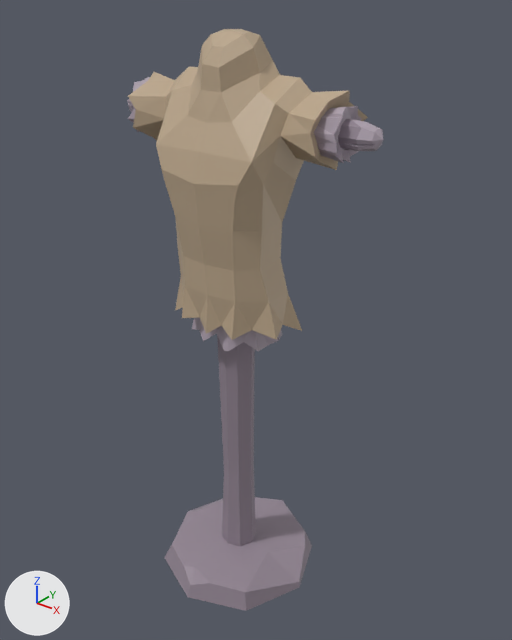
The FBX model Assets/Assetpacks/PolygonFantasyKingdom/Models/SM_Prop_Manequin_01.fbx, before and after one commit.
The view is the same before and after, from a 50 mm camera at (1.115, -1.315, 1.662) aimed at (0.026, 0.046, 0.818). Every picture has the same lights, and +X, +Y and +Z are marked at lower left. Where no turn or scale is listed for an object, it has been applied to the vertices.

Objects in the first picture: 'SM_Prop_Manequin_01'.
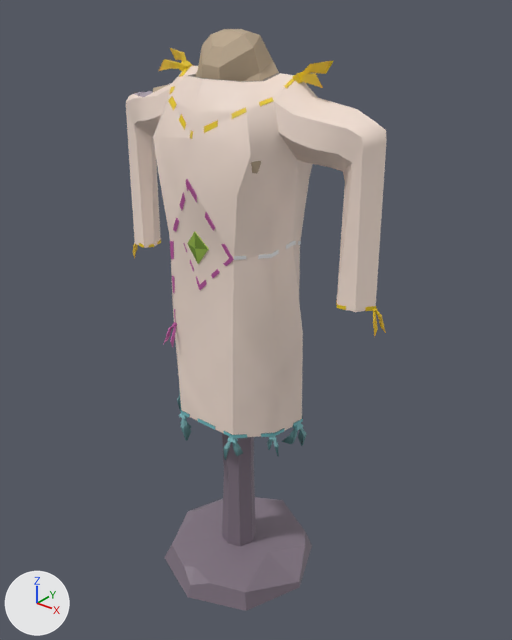
Patch to the scene script:
```diff
--- a/Assets/Assetpacks/PolygonFantasyKingdom/Models/SM_Prop_Manequin_01.fbx.py
+++ b/Assets/Assetpacks/PolygonFantasyKingdom/Models/SM_Prop_Manequin_01.fbx.py
@@ me_mesh @@
 # used by ob_sm_prop_manequin_01; location = (0.0, 0.0, 0.0)
-me_mesh.from_pydata(...)  # 438 vertices, 579 faces; spans x -0.39..0.39, y -0.24..0.24, z 0.0..1.55
+me_mesh.from_pydata(...)  # 1906 vertices, 1889 faces; spans x -0.43..0.43, y -0.24..0.24, z 0.0..1.55
+# me_mesh part 1: 111 vertices moved from x -0.37..0.31, y -0.07..0.11, z 1.25..1.44 to x -0.37..0.31, y -0.04..0.07, z 1.29..1.42; 8 vertices removed from x -0.34..0.37, y -0.04..0.07, z 1.3..1.44; 1476 vertices added at x -0.43..0.43, y -0.17..0.15, z 0.47..1.5
+# me_mesh part 2: 109 kept faces spanning x -0.35..0.35, y -0.24..0.24, z 0.0..1.39 get new texture (UV) coordinates
 me_mesh.materials.append(mat_lambert1)
@@ ob_sm_prop_manequin_01 @@
 ob_sm_prop_manequin_01 = bpy.data.objects.new('SM_Prop_Manequin_01', me_mesh)
-ob_sm_prop_manequin_01.location = (0.0, 0.0, 0.0)
+ob_sm_prop_manequin_01.location = (0.0, 0.0, 0.002)
```

Where the change shows, as pixel boxes (x1, y1, x2, y2) in the pictures (512 x 640 px):
'SM_Prop_Manequin_01', reshaped, moved
    before: (127, 29, 383, 611)
    after: (126, 29, 386, 611)
part 1 of me_mesh, built on
    before: (127, 69, 382, 184)
    after: (126, 48, 386, 460)
part 2 of me_mesh, surface changed
    both: (164, 433, 308, 611)
